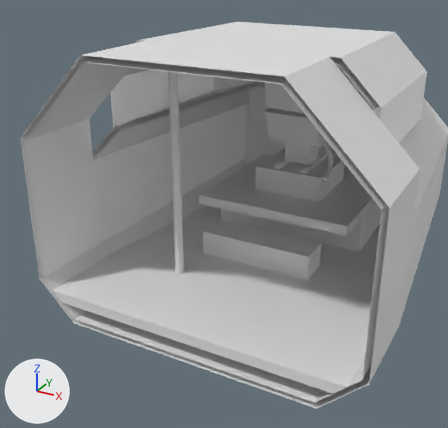
Renders of the glTF model space/src/main/resources/assets/jsspace/jsmodels/ship/small_cab_cockpit.gltf from each side of a commit.
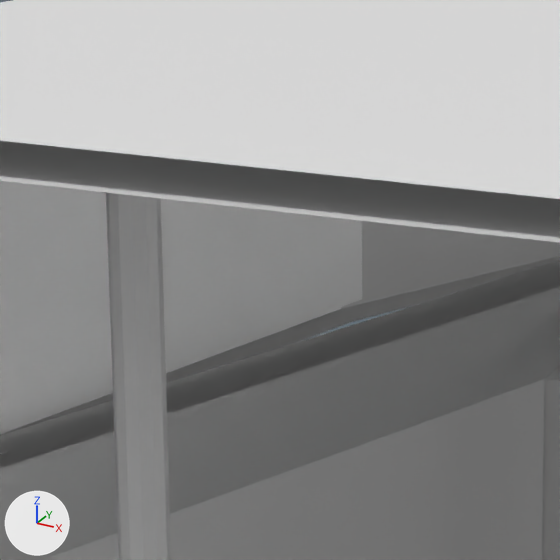
There are two pictures of each version: one whole from a 50 mm lens placed at (2.88, -10.38, 3.94), pointed at (0.39, -5.84, 1.67), one close up on the part from 33% to 56% of the width and 9% to 32% of the height. Lighting does not change. The marker at lower left points along +X, +Y and +Z. The last two pictures show the newer version. Where no turn or scale is listed for an object, it has been applied to the vertices. Vertices at exactly the same position are counted once.

In view in the first close-up: 'c_-1_2_4', 'c_-1_2_5', 'c_-2_1_1', 'c_-2_1_2', 'c_-2_1_3', 'c_-2_1_4', 'c_-2_2_2', 'c_-2_2_3', 'c_-2_2_4', 'c_0_2_4', 'c_0_2_5'.
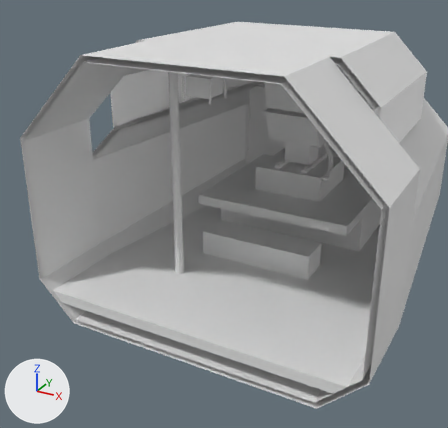
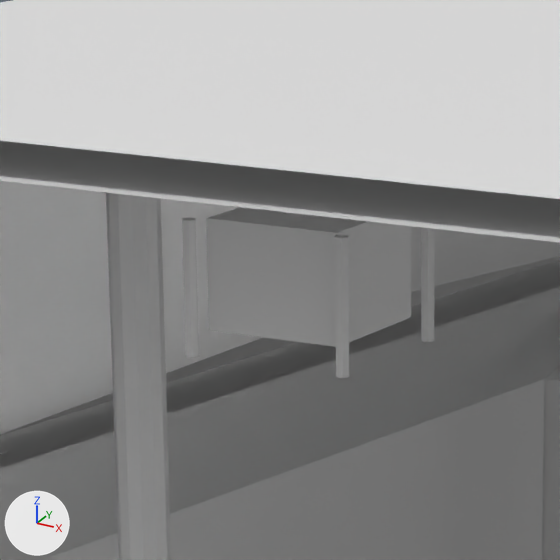
Edits to the bpy script that builds the scene:
```text
Change me_c__1_2_5:
    used by ob_c__1_2_5; location = (0.0, 0.0, 0.0)
    remove me_c__1_2_5.from_pydata(...)  # 76 vertices, 70 faces; spans x -1.0..0.0, y -6.0..-5.0, z 2.81..3.0
    add me_c__1_2_5.from_pydata(...)  # 264 vertices, 266 faces; spans x -1.0..0.0, y -6.0..-5.0, z 2.61..3.0
    me_c__1_2_5 part 1: a new loose piece of 74 vertices spanning x -0.152..-0.128, y -5.652..-5.628, z 2.61..2.83
    me_c__1_2_5 part 2
    28 vertices are added at x -0.152..0.0, y -5.65..-5.35, z 2.61..2.94
    12 new vertices lie (0.0, 0.0, 0.22) away from vertices in x -0.152..-0.128, y -5.65..-5.35, z 2.61
    44 new faces join them
    other edits to the shape of me_c__1_2_5 do not show in these pictures
Change me_c_0_2_5:
    used by ob_c_0_2_5; location = (0.0, 0.0, 0.0)
    remove me_c_0_2_5.from_pydata(...)  # 43 vertices, 38 faces; spans x 0.0..1.0, y -6.0..-5.0, z 2.81..3.0
    add me_c_0_2_5.from_pydata(...)  # 231 vertices, 234 faces; spans x 0.0..1.0, y -6.0..-5.0, z 2.61..3.0
    me_c_0_2_5 part 3: a new loose piece of 74 vertices spanning x 0.128..0.152, y -5.372..-5.348, z 2.61..2.83
    me_c_0_2_5 part 4: a new loose piece of 74 vertices spanning x 0.128..0.152, y -5.652..-5.628, z 2.61..2.83
    me_c_0_2_5 part 5
    28 vertices are added at x 0.0..0.152, y -5.65..-5.35, z 2.61..2.94
    12 new vertices lie (0.0, 0.0, 0.22) away from vertices in x 0.128..0.152, y -5.65..-5.35, z 2.61
    44 new faces join them
```

Pixel boxes (x1, y1, x2, y2) of what changed, in the close-ups (560 x 560 px):
'c_0_2_5', reshaped
    before: (136, 61, 560, 243)
    after: (136, 61, 560, 378)
'c_-1_2_5', reshaped
    before: (0, 22, 456, 196)
    after: (0, 22, 456, 358)
part 1 of me_c__1_2_5, added
    after: (181, 218, 200, 358)
part 2 of me_c__1_2_5, added
    after: (206, 207, 300, 339)
part 3 of me_c_0_2_5, added
    after: (421, 227, 435, 342)
part 4 of me_c_0_2_5, added
    after: (334, 235, 350, 378)
part 5 of me_c_0_2_5, added
    after: (271, 214, 411, 347)
'c_-2_2_3', unchanged, covered by the edit
    before: (84, 192, 382, 412)
    after: (84, 192, 318, 412)
